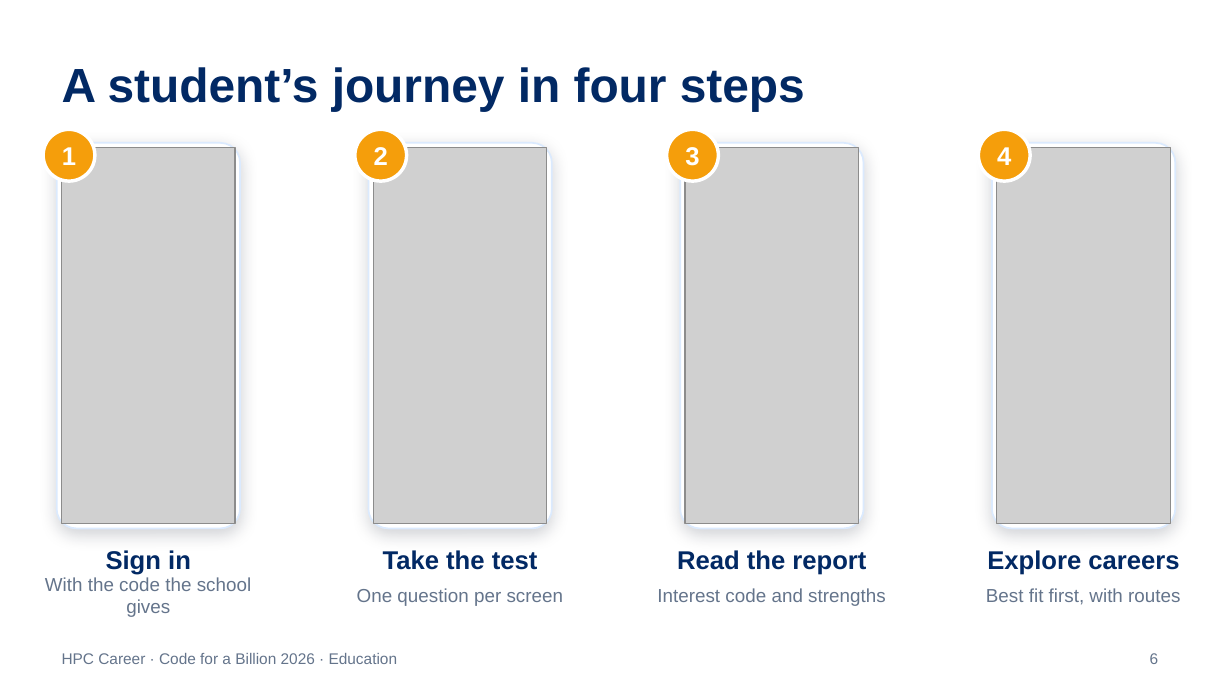
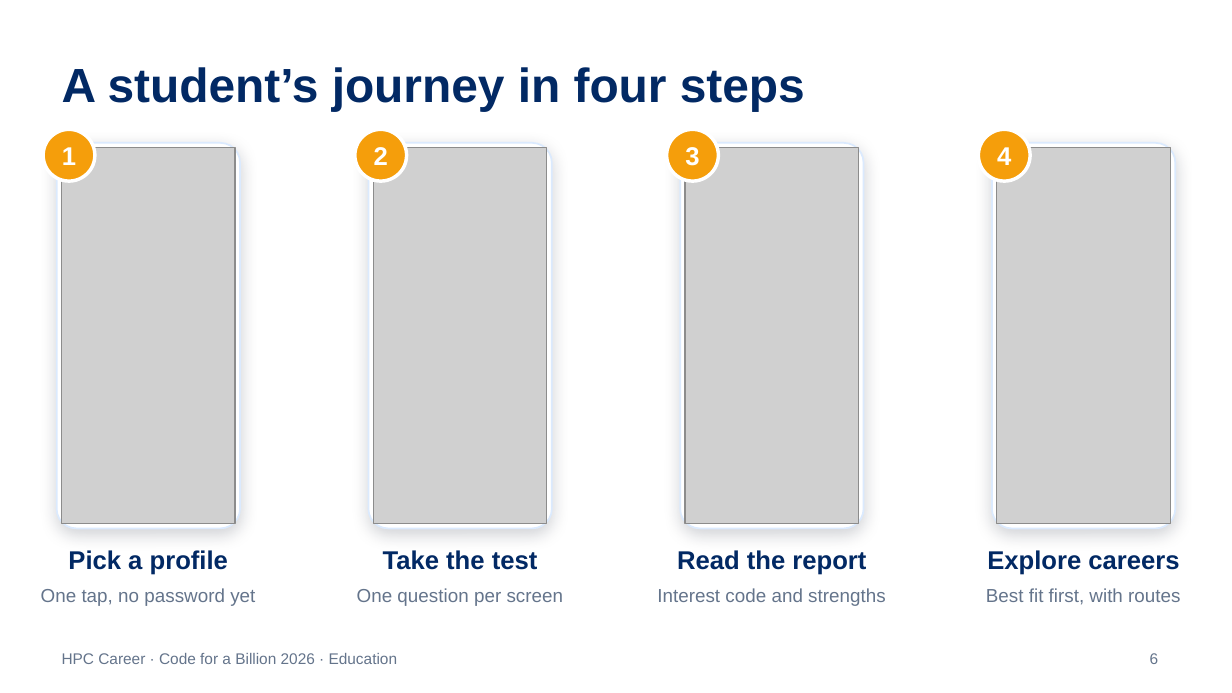
Before and after one commit to om-1115/hpc-career-agent, a slide deck: slide 6 of docs/HPC-Career-Explainer.pptx. Drawn at 1232x693 pixels with LibreOffice and Linux fonts; fonts in the diff are those of the drawing; grey boxes stand for pictures. Boxes give left, top, right and bottom in pixels: in the first picture for what was removed or moved away, otherwise in the second. Text is boxed around its words. In the diff, an @@ line names an element or a change of style, - is before the commit and + after.

```diff
--- a/docs/HPC-Career-Explainer.pptx
+++ b/docs/HPC-Career-Explainer.pptx
@@ text at [68, 550, 228, 575]: text changed @@
-Sign in
+Pick a profile
@@ text at [41, 588, 255, 606]: text changed @@
-With the code the school gives
+One tap, no password yet
```
Also in this commit, not shown: 2 other slides changed, 15 other files.
